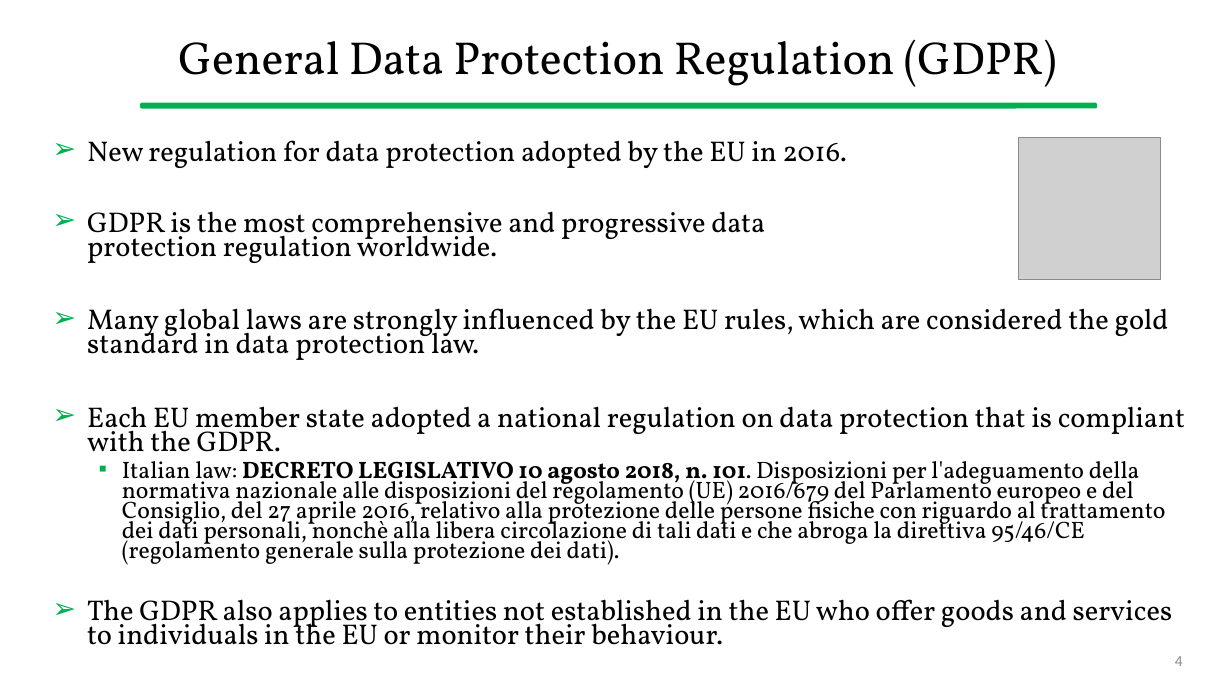
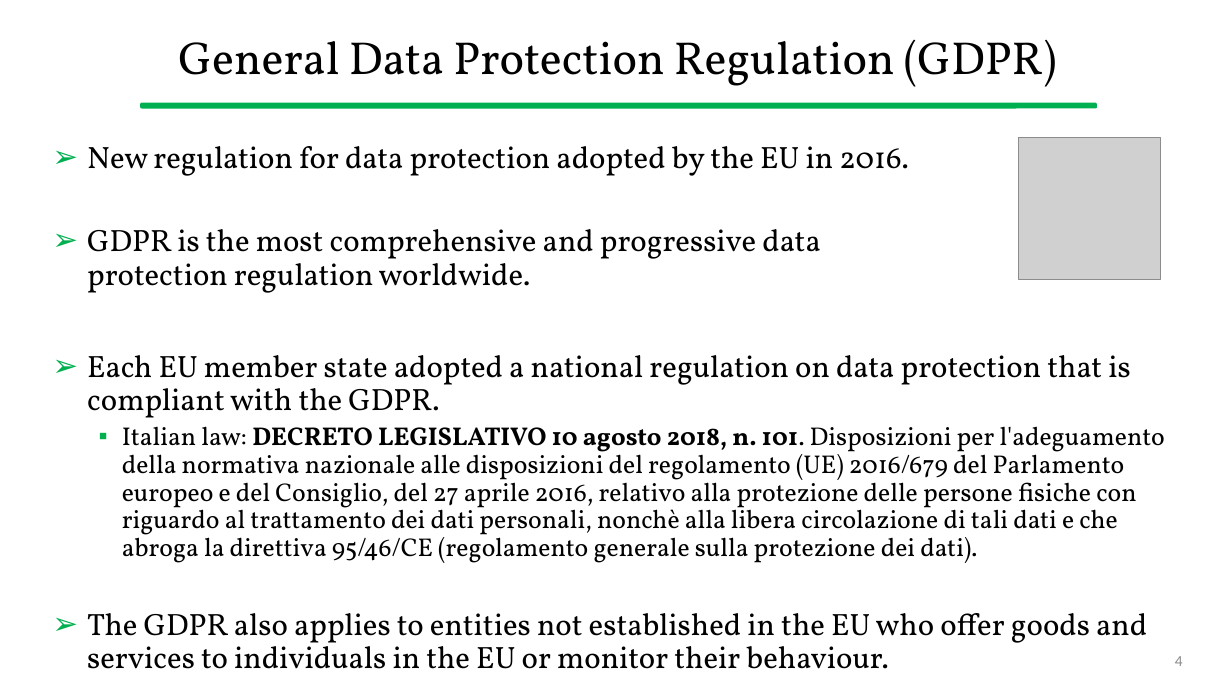
Before and after one commit to gcappon/bwthw, a slide deck: slide 4 of theory_12-regulation_on_data_protection/theory_12-regulation_on_data_protection.pptx. Drawn at 1232x693 pixels with LibreOffice and Linux fonts; fonts in the diff are those of the drawing; grey boxes stand for pictures. Boxes give left, top, right and bottom in pixels: in the first picture for what was removed or moved away, otherwise in the second. Text is boxed around its words. In the diff, an @@ line names an element or a change of style, - is before the commit and + after.

```diff
--- a/theory_12-regulation_on_data_protection/theory_12-regulation_on_data_protection.pptx
+++ b/theory_12-regulation_on_data_protection/theory_12-regulation_on_data_protection.pptx
@@ text "New regulation for data protection ..." at [87, 146, 1165, 669]: size 22.2 to 24 pt in "New regulation for data protection adopted by ...", "GDPR is the most comprehensive and progressive ...", "Each EU member state adopted a national ...", "The GDPR also applies to entities not ..."; size 18.5 to 20 pt in "Italian law: DECRETO LEGISLATIVO 10 agosto 2018, ..."; line spacing 0.7 to 0.9 @@
@@ text at [87, 308, 1169, 360]: paragraph removed @@
-➢ Many global laws are strongly influenced by the EU rules, which are considered the gold standard in data protection law.
```
Also in this commit, not shown: 7 other slides changed, 2 slides removed, 1 other file.
